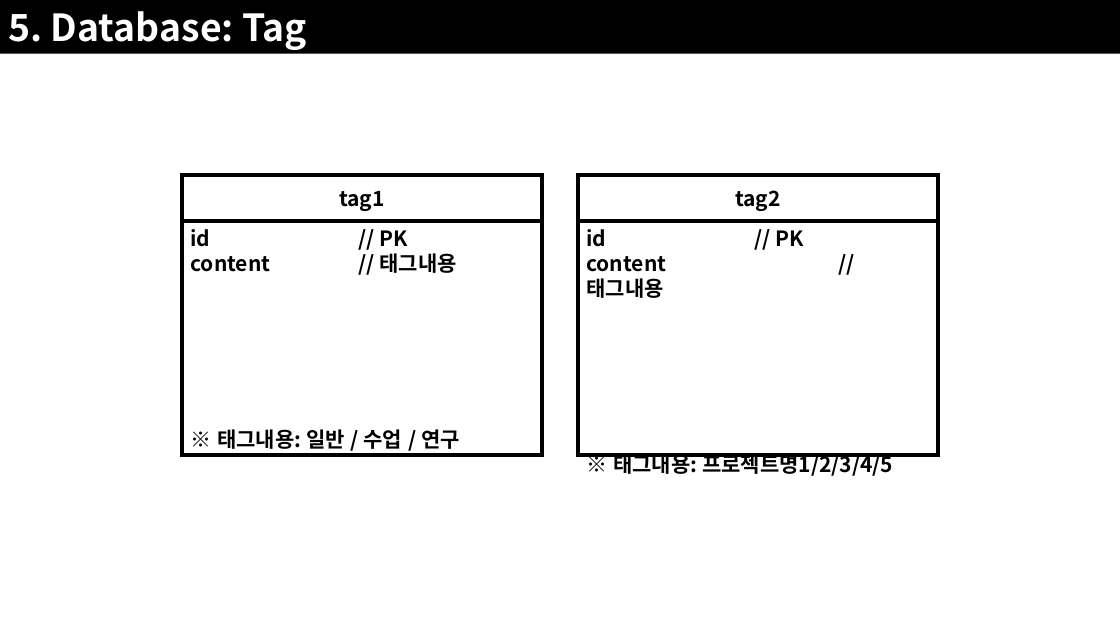
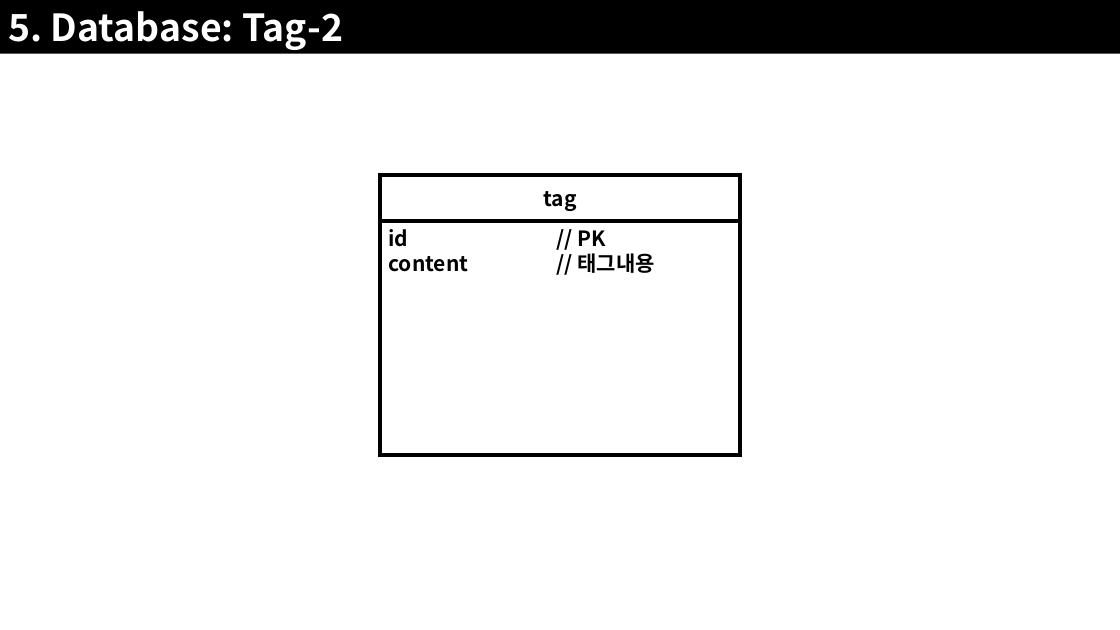
Before and after one commit to JoSihun/CGVR_Lab, a slide deck: slide 39 of documents/01_프로젝트_개발계획.pptx (slide 27 before the commit). Drawn at 1120x630 pixels with LibreOffice and Linux fonts; fonts in the diff are those of the drawing. Boxes give left, top, right and bottom in pixels: in the first picture for what was removed or moved away, otherwise in the second. Text is boxed around its words. In the diff, an @@ line names an element or a change of style, - is before the commit and + after.

```diff
--- a/documents/01_프로젝트_개발계획.pptx
+++ b/documents/01_프로젝트_개발계획.pptx
@@ text in rectangle at bbox=[8, 11, 343, 50]: text changed @@
-5. Database: Tag
+5. Database: Tag-2
@@ rectangle removed at bbox=[182, 175, 542, 221] @@
-tag1
@@ rectangle added at bbox=[381, 175, 740, 221], outline #000000 3 pt, 18 pt, text #000000, bold @@
+tag
@@ rectangle removed at bbox=[578, 175, 938, 221] @@
-tag2
@@ rectangle "id // PK": place and size @@
-rectangle "id // PK" at bbox=[182, 221, 542, 455]
+rectangle "id // PK" at bbox=[381, 221, 740, 455]
@@ rectangle removed at bbox=[578, 221, 938, 455] @@
-id // PK
-content // 태그내용
-※ 태그내용: 프로젝트명1/2/3/4/5
@@ text in rectangle at bbox=[217, 429, 460, 449]: paragraph removed @@
-※ 태그내용: 일반 / 수업 / 연구
```
Also in this commit, not shown: 15 other slides changed, 9 slides added.
